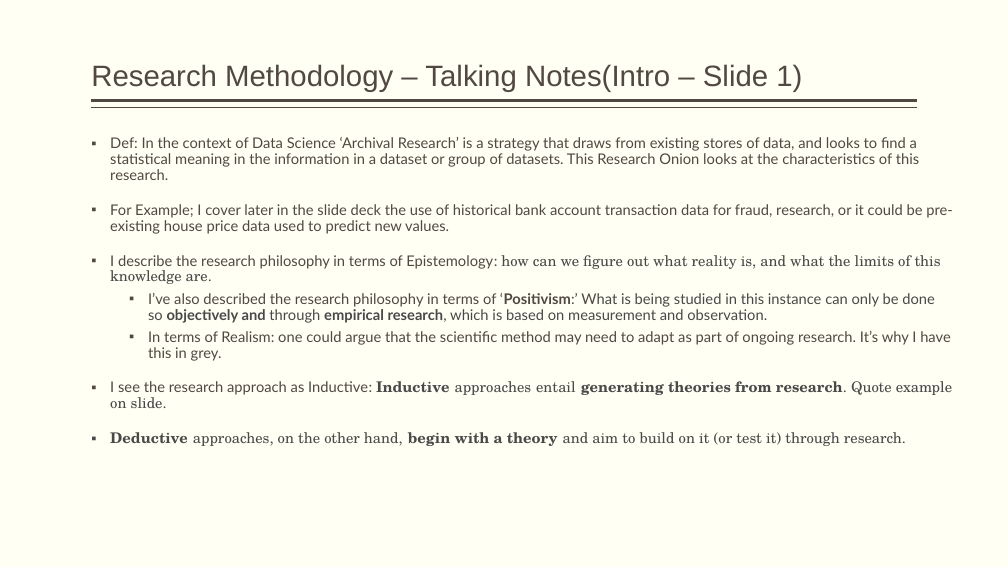
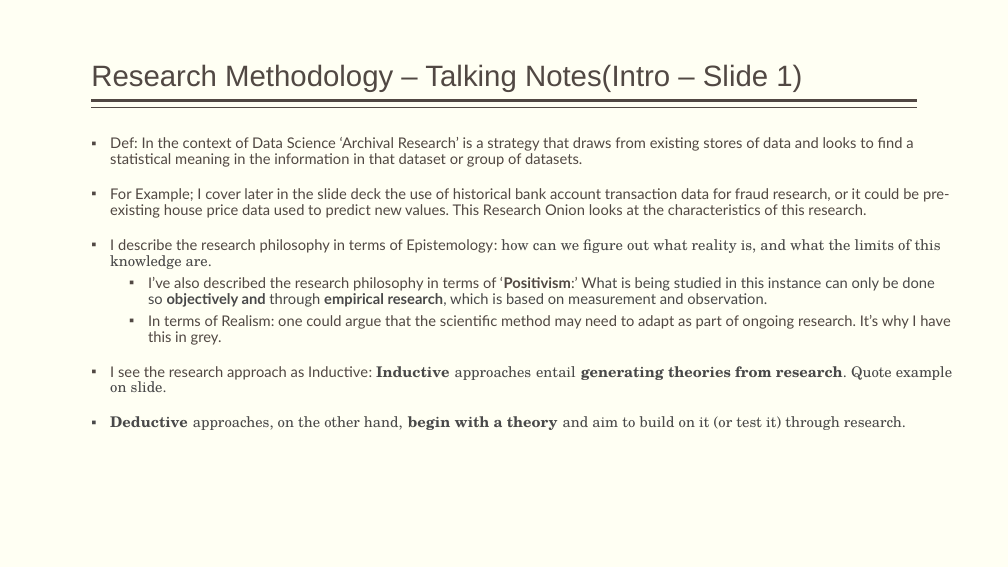
Before and after one commit to JackDaedalus/Sci-Research, a slide deck: slide 2 of PPT/My Talking Points Intro and CC Fraud cf v1-0 160222.pptx. Drawn at 1008x567 pixels with LibreOffice and Linux fonts; fonts in the diff are those of the drawing. Boxes give left, top, right and bottom in pixels: in the first picture for what was removed or moved away, otherwise in the second. Text is boxed around its words. In the diff, an @@ line names an element or a change of style, - is before the commit and + after.

Commit message:
Final prep

```diff
--- a/PPT/My Talking Points Intro and CC Fraud cf v1-0 160222.pptx
+++ b/PPT/My Talking Points Intro and CC Fraud cf v1-0 160222.pptx
@@ text at [110, 137, 950, 218]: text changed @@
-▪ Def: In the context of Data Science ‘Archival Research’ is a strategy that draws from existing stores of data, and looks to find a statistical meaning in the information in a dataset or group of datasets. This Research Onion looks at the characteristics of this research.
-▪ For Example; I cover later in the slide deck the use of historical bank account transaction data for fraud, research, or it could be pre-existing house price data used to predict new values.
+▪ Def: In the context of Data Science ‘Archival Research’ is a strategy that draws from existing stores of data and looks to find a statistical meaning in the information in that dataset or group of datasets.
+▪ For Example; I cover later in the slide deck the use of historical bank account transaction data for fraud research, or it could be pre-existing house price data used to predict new values. This Research Onion looks at the characteristics of this research.
```
